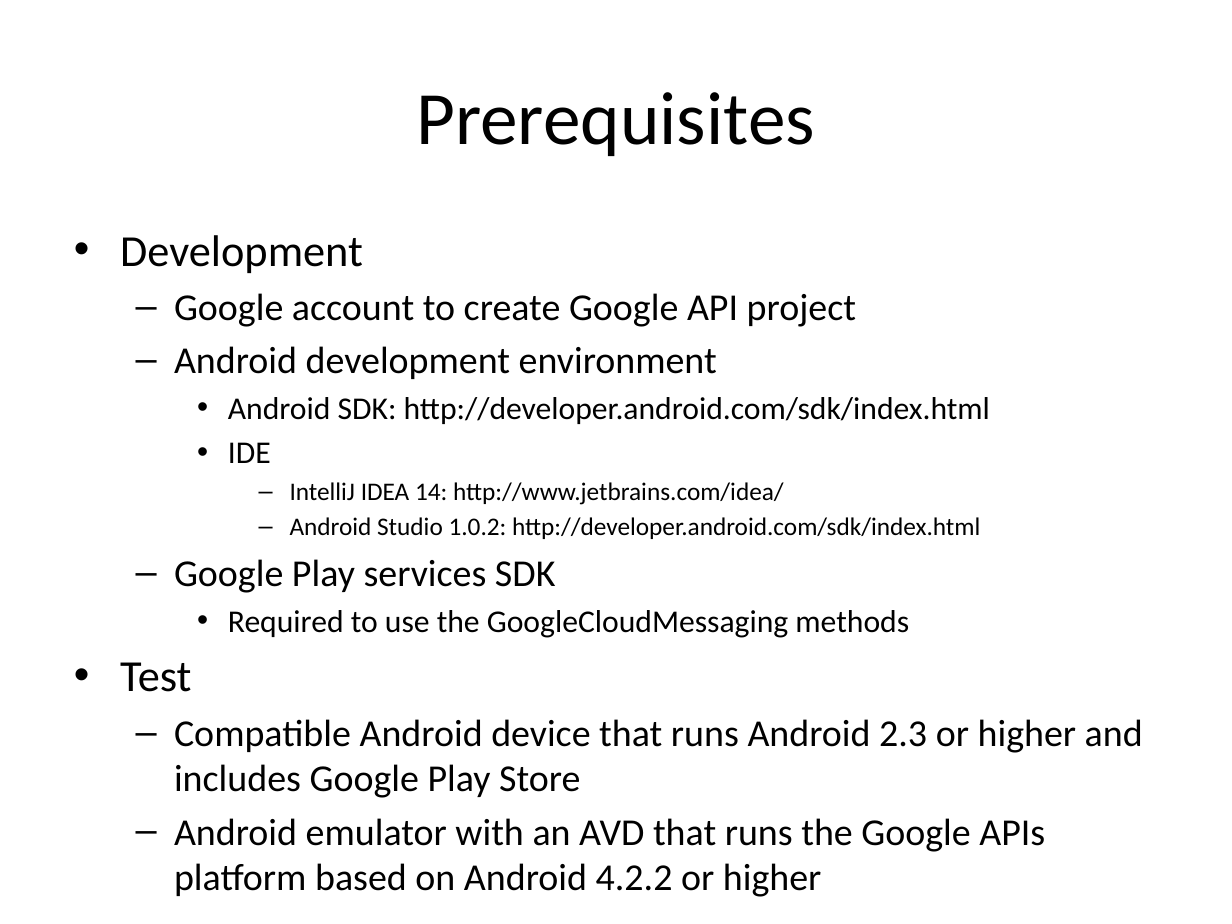
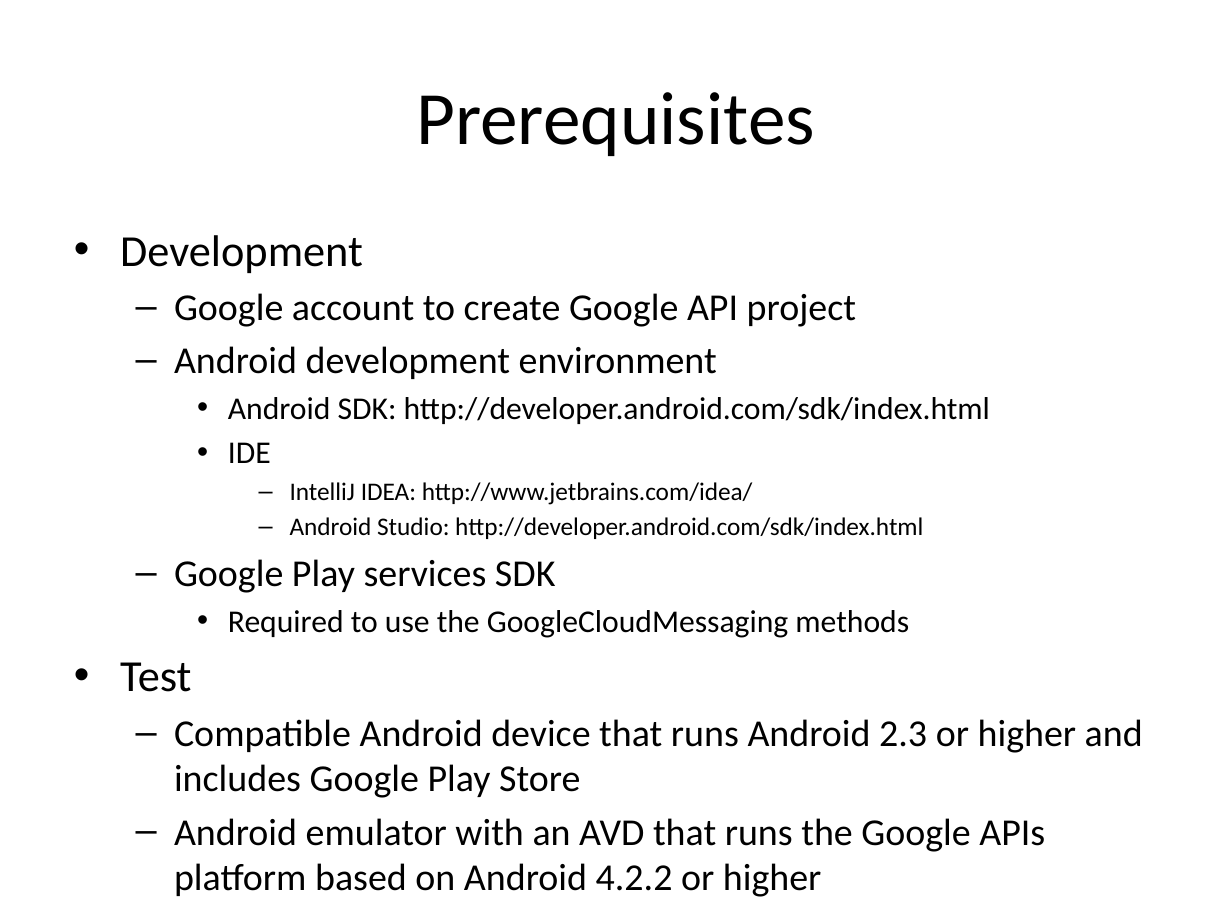
Before and after one commit to LeadingEDJE/MobilePushNotification, a slide deck: slide 8 of Implementing Push Notification in Android.pptx (slide 6 before the commit). Drawn at 1232x924 pixels with LibreOffice and Linux fonts; fonts in the diff are those of the drawing; background and template pictures are left out. Boxes give left, top, right and bottom in pixels: in the first picture for what was removed or moved away, otherwise in the second. Text is boxed around its words. In the diff, an @@ line names an element or a change of style, - is before the commit and + after.

```diff
--- a/Implementing Push Notification in Android.pptx
+++ b/Implementing Push Notification in Android.pptx
@@ text at (290,482,923,539): text changed @@
-      – IntelliJ IDEA 14: http://www.jetbrains.com/idea/
-      – Android Studio 1.0.2: http://developer.android.com/sdk/index.html
+      – IntelliJ IDEA: http://www.jetbrains.com/idea/
+      – Android Studio: http://developer.android.com/sdk/index.html
```
Also in this commit, not shown: 9 other slides changed, 2 slides added, 2 slides removed.
